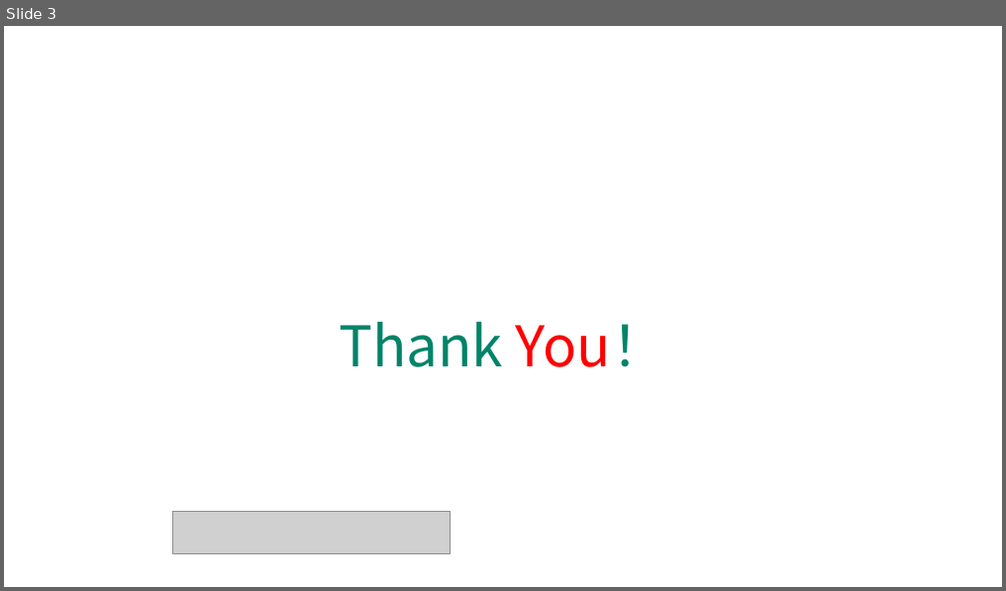
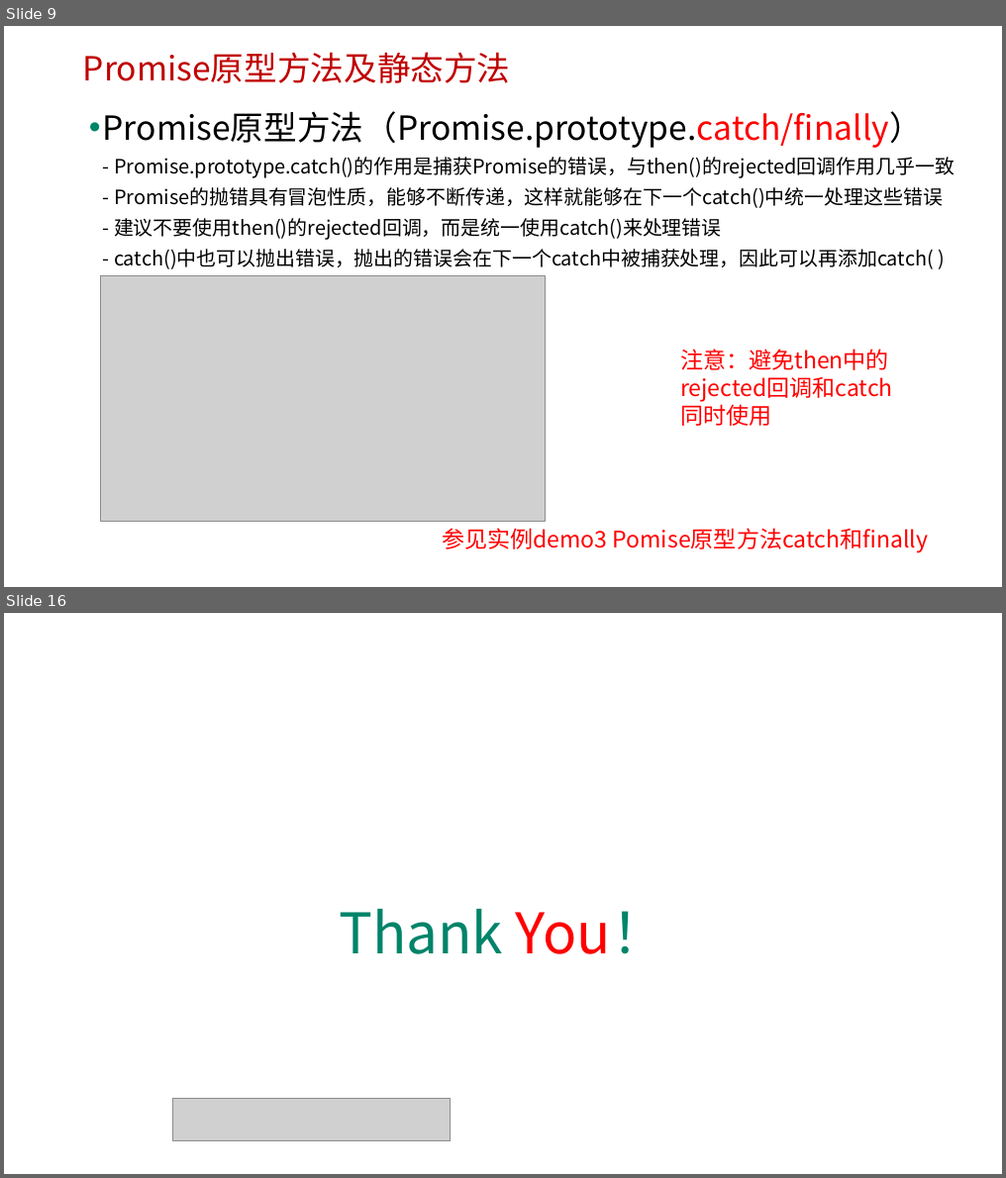
Before and after one commit to edu2act/course-javascript-advanced, a slide deck: 课程PPT/33.ES6中Promise对象与异步编程.pptx. Shown one above the other, each under a label of ours: slide 3 before the commit, slides 9 and 16 after it; the slides between them are not shown. The pictures are 1006x591 and 1006x1178 pixels, drawn with LibreOffice and Linux fonts; fonts in the diff are those of the drawing; grey boxes stand for pictures; background and template pictures are left out. Boxes give left, top, right and bottom in pixels: in the first picture for what was removed or moved away, otherwise in the second. Text is boxed around its words. In the diff, an @@ line names an element or a change of style, - is before the commit and + after.

```diff
--- a/课程PPT/33.ES6中Promise对象与异步编程.pptx
+++ b/课程PPT/33.ES6中Promise对象与异步编程.pptx
@@ slide 9 added at (4, 26, 1002, 587), background picture (left out) @@
@@ text added at (83, 52, 511, 83), 32 pt, text #C00000 @@
+Promise原型方法及静态方法
@@ text added at (103, 111, 954, 270), 19 pt, text #000000 @@
+• Promise原型方法（Promise.prototype.catch/finally）
+  - Promise.prototype.catch()的作用是捕获Promise的错误，与then()的rejected回调作用几乎一致
+  - Promise的抛错具有冒泡性质，能够不断传递，这样就能够在下一个catch()中统一处理这些错误
+  - 建议不要使用then()的rejected回调，而是统一使用catch()来处理错误
+  - catch()中也可以抛出错误，抛出的错误会在下一个catch中被捕获处理，因此可以再添加catch( )
@@ picture added at (101, 276, 545, 522) @@
@@ text added at (680, 349, 889, 371), 22 pt, text #FF0000 @@
+注意：避免then中的rejected回调和catch同时使用
@@ text added at (442, 528, 929, 554), 22 pt, text #FF0000 @@
+参见实例demo3 Pomise原型方法catch和finally
@@ what was slide 3 is now slide 16 @@
```
Also in this commit, not shown: 2 slides changed, 13 other slides added, 9 other files.
